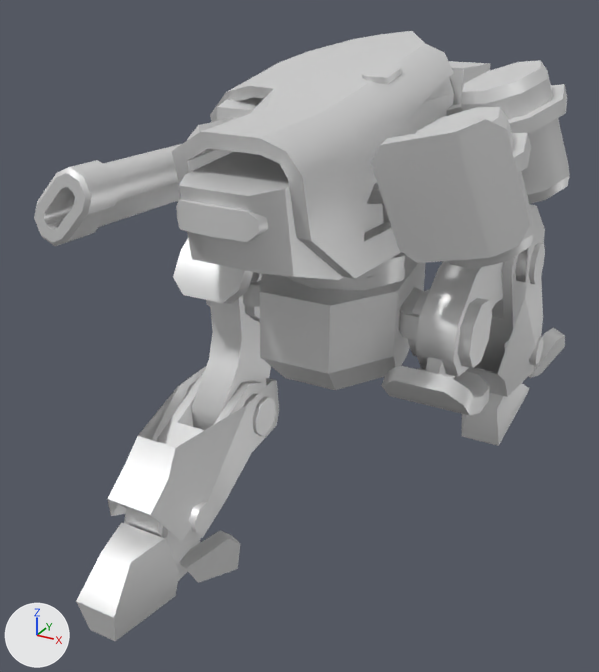
Before and after pictures for a commit that changed the glTF model leglob.glb.
Camera for both pictures: a 50 mm camera at (16.5, -34.3, 27.3) aimed at (-1.6, -1.5, 10.8). The lights are fixed; the arrows at lower left show +X, +Y and +Z. The older version comes first. Both versions are drawn at frame 20 of the action 'Walk'; the numbers are the values there.

Before the edit, the objects in view are built like this:
```python
me_barrel = bpy.data.meshes.new('barrel')
me_barrel.from_pydata(...)  # 88 vertices, 162 faces; spans x -1.6..1.6, y -11.9..10.5, z -1.6..1.9
me_barrel.materials.append(mat_s3o_default)  # white #e7e7e7
me_sleeve = bpy.data.meshes.new('sleeve')
me_sleeve.from_pydata(...)  # 70 vertices, 112 faces; spans x -2.57..3.28, y -7.7..4.85, z -2.42..2.42
me_sleeve.materials.append(mat_s3o_default)  # white #e7e7e7
me_torso = bpy.data.meshes.new('torso')
me_torso.from_pydata(...)  # 258 vertices, 482 faces; spans x -3.2..9.1, y -10.3..11.0, z -0.1..9.0
me_torso.materials.append(mat_s3o_default)  # white #e7e7e7
ob_barrel = bpy.data.objects.new('barrel', me_barrel)
ob_barrel.parent = ob_sleeve
ob_barrel.location = (0.0, -4.6, 0.0)
ob_sleeve = bpy.data.objects.new('sleeve', me_sleeve)
ob_sleeve.parent = ob_aimx1
ob_sleeve.location = (0.0, 0.0, 0.0)
ob_sleeve.rotation_euler = (0.0208, 0.0, 0.0)  # degrees (1.2, 0, 0)
ob_torso = bpy.data.objects.new('torso', me_torso)
ob_torso.parent = ob_aimy1
ob_torso.location = (0.0, 0.0, 0.0)
ob_torso.rotation_euler = (0.0, 0.0, -0.0466)  # degrees (0, 0, -2.7)
# also in view: 'lleg' at (5.6, 7.5, 11.0); 'rleg' at (-5.6, -4.8, 4.8); 'pelvis' at (0.0, 0.0, 12.0); 'rfoot' at (-5.6, -9.3, 2.0); 'lthigh' at (5.6, 2.2, 12.3)
```
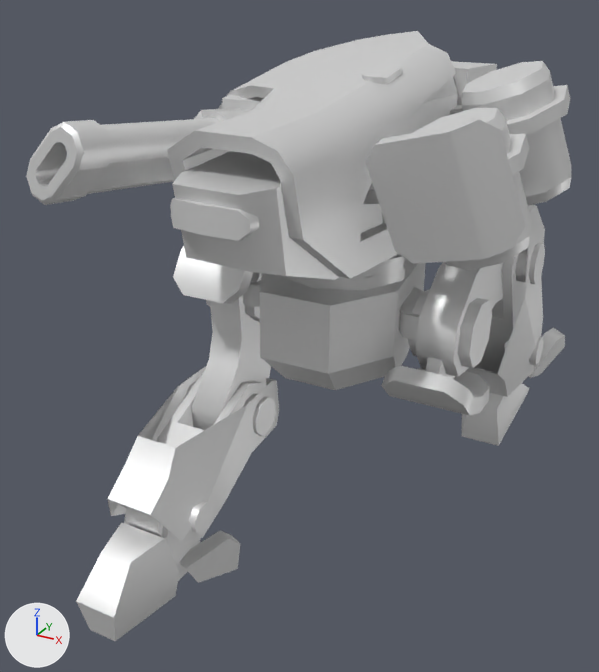
The change, as a diff of the scene's bpy script:
```diff
--- a/leglob.glb.py
+++ b/leglob.glb.py
@@ ob_torso @@
 ob_torso.location = (0.0, 0.0, 0.0)
-ob_torso.rotation_euler = (0.0, 0.0, -0.0466)  # degrees (0, 0, -2.7)
+ob_torso.rotation_euler = (0.0, 0.0, -0.0822)  # degrees (0, 0, -4.7)
@@ ob_sleeve @@
 ob_sleeve.location = (0.0, 0.0, 0.0)
-ob_sleeve.rotation_euler = (0.0208, 0.0, 0.0)  # degrees (1.2, 0, 0)
+ob_sleeve.rotation_euler = (-0.0722, 0.0, 0.0)  # degrees (-4.1, 0, 0)
```

Changed parts and their boxes (x1, y1, x2, y2) in the pictures (599 x 672 px):
'armor', turned
    before: (172, 31, 530, 279)
    after: (167, 31, 525, 279)
'torso', turned
    before: (176, 60, 570, 280)
    after: (170, 61, 571, 280)
'barrel', turned
    before: (34, 144, 181, 246)
    after: (26, 118, 221, 205)
'flap', turned
    before: (226, 45, 342, 101)
    after: (230, 45, 346, 99)
'sleeve', turned
    before: (187, 97, 264, 140)
    after: (194, 94, 264, 122)
